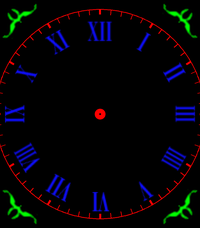
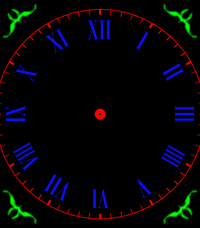
The second 200 x 228 image is a revision of the first. Changes to its layers:
painted on "numerals rotated" over [4, 20, 196, 212]
